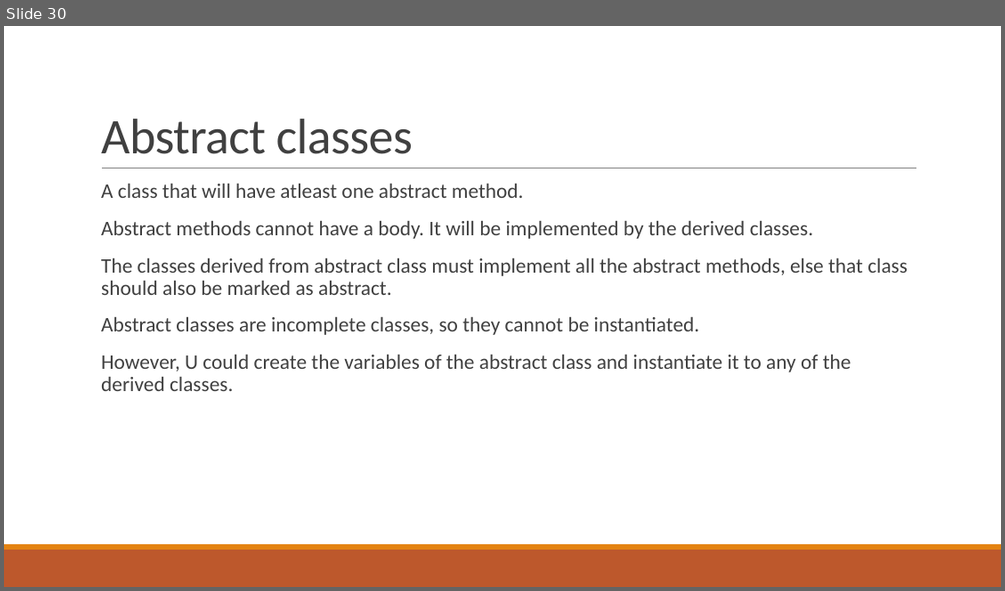
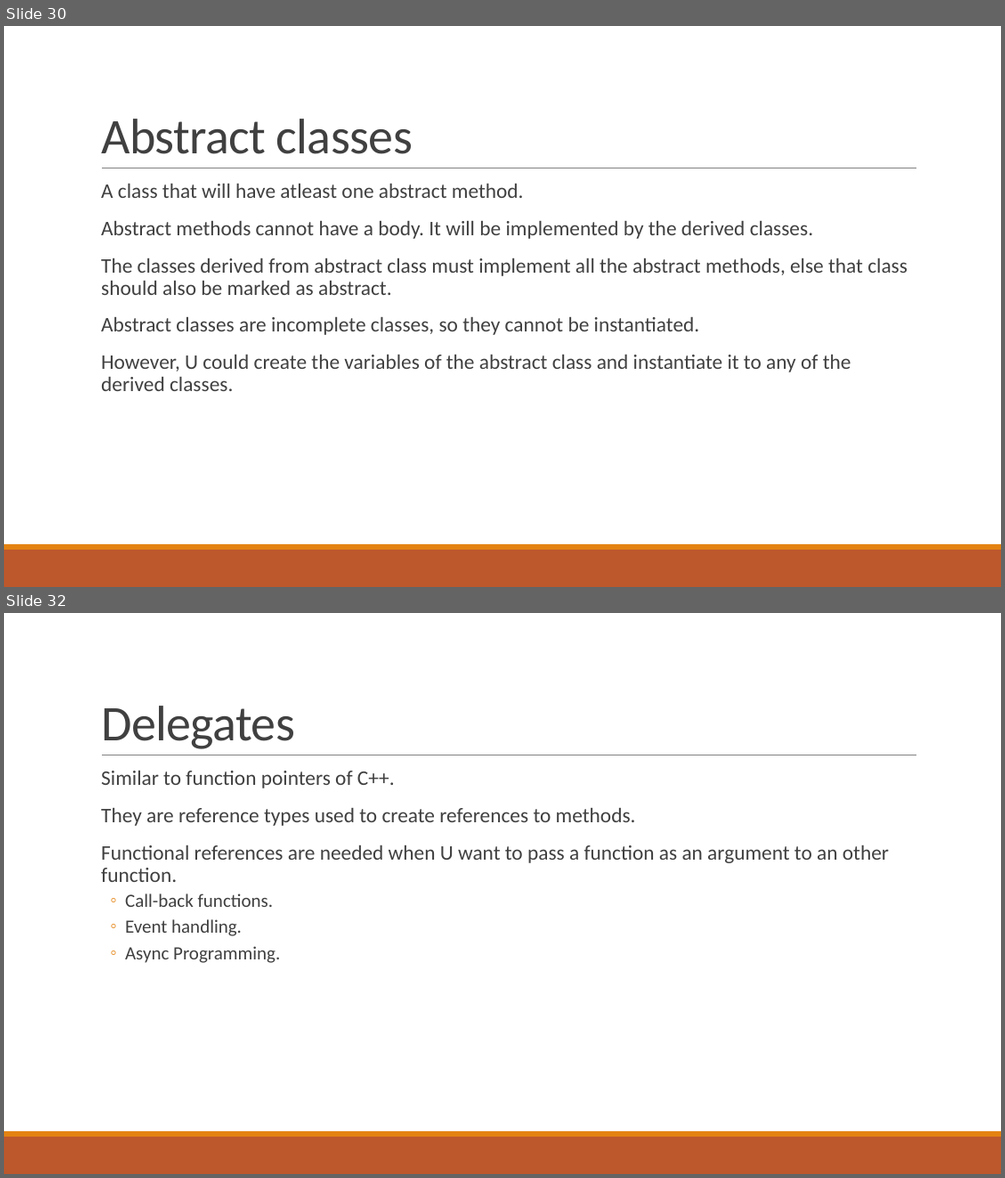
Before and after one commit to phani-rajbn/Nichi-In, a slide deck: MS-net.pptx. Shown one above the other, each under a label of ours: slide 30 before the commit, slides 30 and 32 after it; the slides between them are not shown. The pictures are 1005x591 and 1005x1178 pixels, drawn with LibreOffice and Linux fonts; fonts in the diff are those of the drawing. Boxes give left, top, right and bottom in pixels: in the first picture for what was removed or moved away, otherwise in the second. Text is boxed around its words. In the diff, an @@ line names an element or a change of style, - is before the commit and + after.

```diff
--- a/MS-net.pptx
+++ b/MS-net.pptx
@@ slide 32 added at (x1=4, y1=613, x2=1001, y2=1174), background #FFFFFF; not listed: 3 template elements that a slide beside it also shows @@
@@ title added at (x1=101, y1=706, x2=295, y2=749), 48 pt, text #404040 @@
+Delegates
@@ text added at (x1=101, y1=771, x2=889, y2=963), 20 pt, text #404040 @@
+  Similar to function pointers of C++.
+  They are reference types used to create references to methods.
+  Functional references are needed when U want to pass a function as an argument to an other function.
+  ◦ Call-back functions.
+  ◦ Event handling.
+  ◦ Async Programming.
```
Also in this commit, not shown: 1 other slide added.
